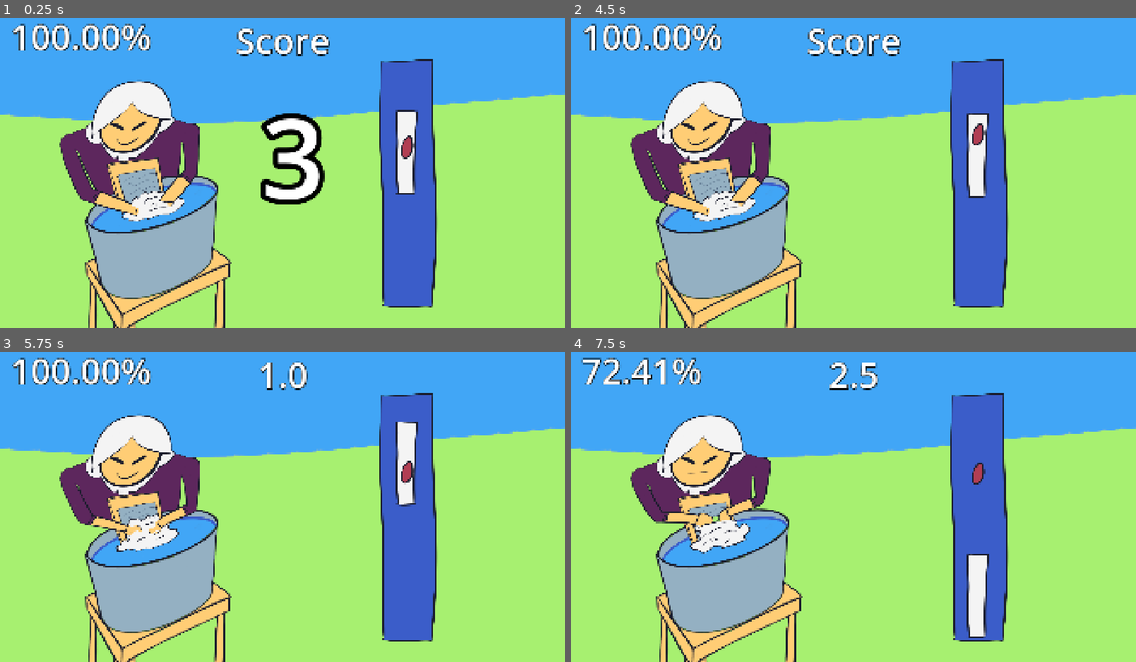
Above: before the commit, frames 1-4 (two rows, left to right).
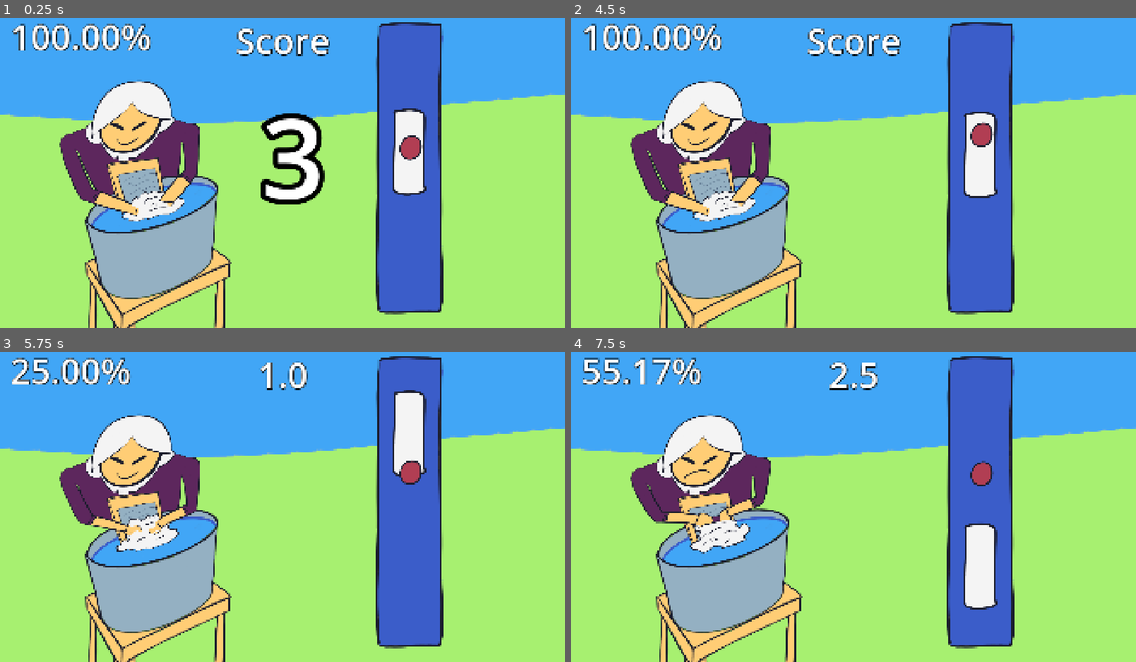
Above: after the commit, the same moments.

Repository: rafa-fiedo/ludum-dare-60-old-tech
Game: Godot game, scene res://scenes/main.tscn
The game is run twice, just before and just after one commit, with the same random seed, the same clock (stepped at 60 frames per second) and the same inputs.
Inputs (mouse positions are in pixels of both pictures, inside the frame that each line leads up to):
- Up to frame 1 (0.25 s): no input
- Up to frame 2 (4.5 s): tap Enter at 0.5, 2.75 s; move the mouse to (881, 166) at 0.52 s; tap Space (pause) at 1.25, 3.5 s; move the mouse to (740, 185) at 1.27 s; move the mouse to (864, 163) at 2.02 s; move the mouse to (847, 173) at 2.77 s; move the mouse to (1023, 216) at 3.52 s; move the mouse to (808, 166) at 4.27 s
- Up to frame 3 (5.75 s): move the mouse to (288, 503) at 5.02 s
- Up to frame 4 (7.5 s): move the mouse to (830, 497) at 5.77 s; move the mouse to (881, 500) at 6.52 s; move the mouse to (825, 503) at 7.27 s

The runs differ from the first frame. In frame 1, 4.8% of the frame differs, in the area x 66-79%, y 1-96%; in frame 2, 4.8%; in frame 3, 6.5%, in the area x 2-79%, y 1-96%; in frame 4, 6.3%.

Commit message:
update sprites

Diff:
--- a/old-tech/scenes/action_bar.tscn
+++ b/old-tech/scenes/action_bar.tscn
@@ -9,6 +9,8 @@
 script = ExtResource("1_twh5r")
 
 [node name="ActionBar" type="Sprite2D" parent="." unique_id=1083294898]
+position = Vector2(0, -62.000004)
+scale = Vector2(1, 1.1390134)
 texture = ExtResource("1_bc4oh")
 
 [node name="Button" type="Sprite2D" parent="." unique_id=835290829]
@@ -34,10 +36,10 @@
 position = Vector2(-5, 16)
 
 [node name="Top" type="Marker2D" parent="." unique_id=2095193504]
-position = Vector2(-8, -419)
+position = Vector2(1, -518)
 
 [node name="Bottom" type="Marker2D" parent="." unique_id=1525760548]
-position = Vector2(-1, 408)
+position = Vector2(-4, 395)
 
 [node name="ButtonTimer" type="Timer" parent="." unique_id=1432300904]
 one_shot = true
Binary file changed: old-tech/assets/drawings/action_bar.png
Binary file changed: old-tech/assets/drawings/button.png
Binary file changed: old-tech/assets/drawings/lady_3.png
Binary file changed: old-tech/assets/drawings/mouse.png
Not shown, changed: old-tech/assets/drawings/action_bar.kra
Not shown, changed: old-tech/assets/drawings/action_bar.kra~
Not shown, added: old-tech/assets/drawings/action_bar.png~
Not shown, added: old-tech/assets/drawings/button.png~
Not shown, changed: old-tech/assets/drawings/lady.kra
Not shown, changed: old-tech/assets/drawings/lady.kra~
Not shown, changed: old-tech/assets/drawings/lady_3.png~
Not shown, changed: old-tech/assets/drawings/main_drawing.kra
(and 2 more such lines)
